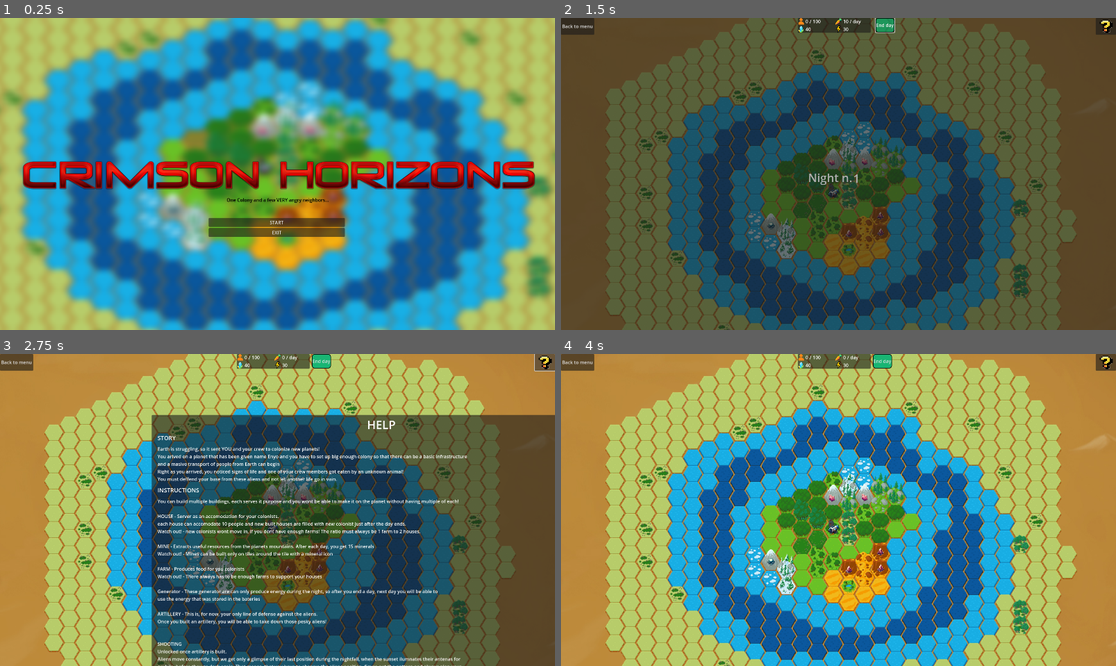
Above: before the commit, frames 1-4 (two rows, left to right).
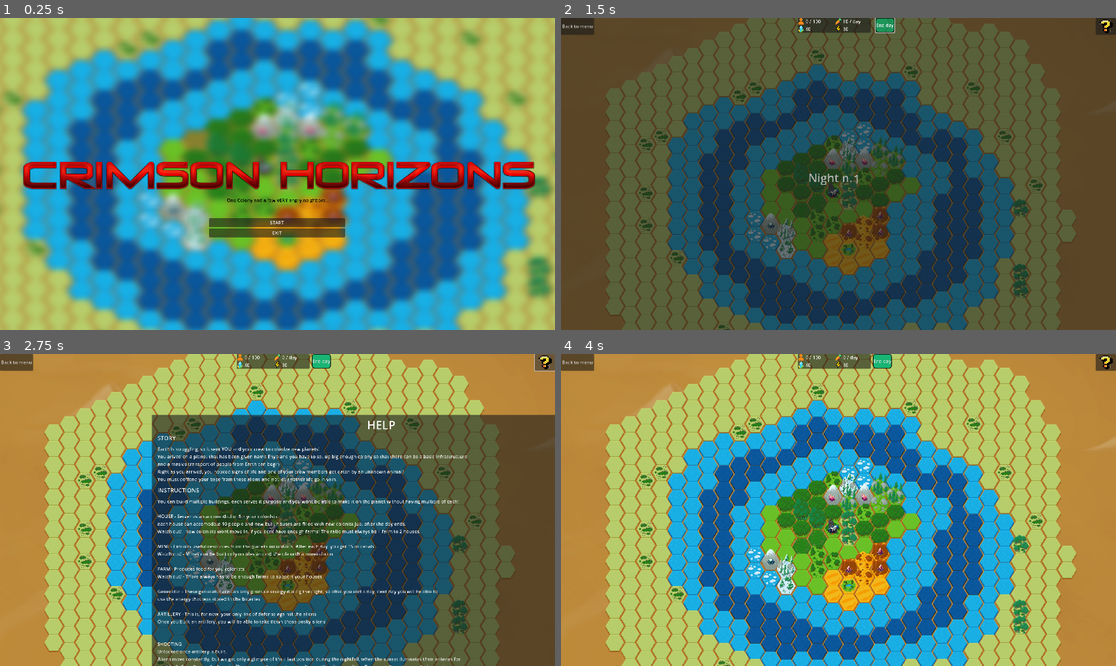
Above: after the commit, the same moments.

Repository: patrik-pacak-personal/CrimsonHorizons
Game: Godot game, scene res://MainMenu.tscn
Two runs of this game, one before a commit and one after it. Both use one fixed random seed, a clock stepped at 60 frames per second and the inputs below.
Inputs (mouse positions are in pixels of both pictures, inside the frame that each line leads up to):
- Up to frame 1 (0.25 s): no input
- Up to frame 2 (1.5 s): click "START" at 0.5 s; click "End day" at 1.25 s
- Up to frame 3 (2.75 s): click (543, 363) at 2 s
- Up to frame 4 (4 s): click "Back to menu" at 2.75 s; click "START" at 3.5 s

The runs differ from the first frame. In frame 1, 1.8% of the frame differs, in the area x 4-97%, y 45-71%; in frame 2, 1.2%; in frame 3, 5.6%; in frame 4, 6.9%, in the area x 0-100%, y 0-100%.

Commit message:
No more screen tearing and moving scripts
The screen tearing was cause by a vsync for some reason, now its no longer there. I also moved all of the scripts to the scripts folder

Diff:
--- /dev/null
+++ b/Main.gdshader
@@ -0,0 +1,46 @@
+shader_type canvas_item;
+
+uniform vec2 hovered_tile = vec2(-9999.0, -9999.0); // axial coords
+uniform vec2 clicked_tile = vec2(-9999.0, -9999.0);
+uniform float tile_size = 50.0;
+uniform float zoom = 1.0;
+
+uniform float hover_opacity = 0.6;
+uniform float click_opacity = 0.3;
+
+// Convert axial hex coordinates to pixel position (pointy-topped)
+vec2 hex_to_world(vec2 hex) {
+	float x = tile_size * (sqrt(31.5) * hex.x + sqrt(3.0) / 2.0 * hex.y);
+	float y = tile_size * (1.5 * hex.y);
+	return vec2(x, y);
+}
+
+// Signed distance to a regular hexagon
+float sdHex(vec2 p, float r) {
+	p = abs(p);
+	return max(dot(p, vec2(0.8660254, 0.5)), p.y) - r;
+}
+
+void fragment() {
+	vec2 local_pos = UV * vec2(textureSize(TEXTURE, 0));
+
+	float alpha = texture(TEXTURE, UV).a;
+
+	// Clicked
+	vec2 click_center = hex_to_world(clicked_tile);
+	vec2 click_local = local_pos - click_center;
+	float click_dist = sdHex(click_local, tile_size * 0.5);
+	if (click_dist < 0.0) {
+		alpha *= click_opacity;
+	}
+
+	// Hovered
+	vec2 hover_center = hex_to_world(hovered_tile);
+	vec2 hover_local = local_pos - hover_center;
+	float hover_dist = sdHex(hover_local, tile_size * 0.5);
+	if (hover_dist < 0.0 && click_dist >= 0.0) {
+		alpha *= hover_opacity;
+	}
+
+	COLOR = texture(TEXTURE, UV) * vec4(1.0, 1.0, 1.0, alpha);
+}
--- a/Main.tscn
+++ b/Main.tscn
@@ -32,13 +32,13 @@
 [ext_resource type="Texture2D" uid="uid://bkbpbffxh3ckw" path="res://icons/crosshair.png" id="30_oye8v"]
 [ext_resource type="Texture2D" uid="uid://4px8wntp2pk1" path="res://backgrounds/sand.jpg" id="31_oye8v"]
 [ext_resource type="Texture2D" uid="uid://bwx0u0ybfuxw3" path="res://icons/questionMark.png" id="32_40n85"]
-[ext_resource type="Script" uid="uid://cifcsydeavty3" path="res://help_button.gd" id="32_sph85"]
-[ext_resource type="Script" uid="uid://jiwica5lsx8v" path="res://help_text_canvas.gd" id="34_o7g6l"]
-[ext_resource type="Script" uid="uid://70mq3cye64fd" path="res://back_button.gd" id="35_o7g6l"]
-[ext_resource type="Script" uid="uid://06xyoa6ljw0q" path="res://game_over_canvas.gd" id="36_5mkgo"]
-[ext_resource type="Script" uid="uid://cnfghrqi175fo" path="res://back_to_menu_game_over.gd" id="36_vi5kq"]
-[ext_resource type="Script" uid="uid://dxrvliv0c2jko" path="res://victory_canvas.gd" id="38_3ccbu"]
-[ext_resource type="Script" uid="uid://dn0tevhx0ncoa" path="res://night_canvas.gd" id="39_ny7u2"]
+[ext_resource type="Script" uid="uid://cifcsydeavty3" path="res://scripts/help_button.gd" id="32_sph85"]
+[ext_resource type="Script" uid="uid://jiwica5lsx8v" path="res://scripts/help_text_canvas.gd" id="34_o7g6l"]
+[ext_resource type="Script" uid="uid://70mq3cye64fd" path="res://scripts/back_button.gd" id="35_o7g6l"]
+[ext_resource type="Script" uid="uid://06xyoa6ljw0q" path="res://scripts/game_over_canvas.gd" id="36_5mkgo"]
+[ext_resource type="Script" uid="uid://cnfghrqi175fo" path="res://scripts/back_to_menu_game_over.gd" id="36_vi5kq"]
+[ext_resource type="Script" uid="uid://dxrvliv0c2jko" path="res://scripts/victory_canvas.gd" id="38_3ccbu"]
+[ext_resource type="Script" uid="uid://dn0tevhx0ncoa" path="res://scripts/night_canvas.gd" id="39_ny7u2"]
 
 [sub_resource type="Shader" id="Shader_cm0pq"]
 code = "shader_type canvas_item;
@@ -515,18 +515,21 @@
 [node name="Main" type="Node2D"]
 script = ExtResource("8_trn2v")
 
-[node name="Camera2D" type="Camera2D" parent="."]
-position = Vector2(2500, 2500)
-script = ExtResource("2_uu6xs")
-min_pos = Vector2(2450, 2400)
-max_pos = Vector2(2600, 2850)
-
 [node name="TileMapLayer" type="TileMapLayer" parent="."]
 material = SubResource("ShaderMaterial_fos0i")
 position = Vector2(2500, 2500)
 tile_map_data = PackedByteArray("AAD/////AAACAAAAAAAAAAAAAAAEAAEAAAABAP//AAABAAAAAAACAAAAAAACAAAAAAACAP//AAADAAAAAAACAA …(10160 unchanged characters)…
 tile_set = SubResource("TileSet_fos0i")
 script = ExtResource("4_cm0pq")
+
+[node name="Camera2D" type="Camera2D" parent="."]
+position = Vector2(2500, 2500)
+position_smoothing_enabled = true
+position_smoothing_speed = 4.0
+script = ExtResource("2_uu6xs")
+min_pos = Vector2(2450, 2400)
+max_pos = Vector2(2600, 2850)
+drag_speed = 0.5
 
 [node name="Mineral1" type="Sprite2D" parent="."]
 position = Vector2(2478, 2459)
@@ -980,9 +983,9 @@
 
 [node name="TextureRect" type="TextureRect" parent="."]
 z_index = -1
-offset_left = 1149.0
+offset_left = 969.0
 offset_top = 1613.0
-offset_right = 3879.0
+offset_right = 3990.0
 offset_bottom = 3615.0
 texture = ExtResource("31_oye8v")
 
--- a/MainMenu.tscn
+++ b/MainMenu.tscn
@@ -2,8 +2,8 @@
 
 [ext_resource type="Texture2D" uid="uid://bbyk235tlnm38" path="res://backgrounds/menuBackground.png" id="1_eiy7p"]
 [ext_resource type="Texture2D" uid="uid://cwyykt7ds1p45" path="res://backgrounds/game_name.png" id="2_h7a2f"]
-[ext_resource type="Script" uid="uid://deguayj5mne4l" path="res://start_button.gd" id="3_h7a2f"]
-[ext_resource type="Script" uid="uid://dhvm4v474ucpl" path="res://exit.gd" id="4_qoqlk"]
+[ext_resource type="Script" uid="uid://deguayj5mne4l" path="res://scripts/start_button.gd" id="3_h7a2f"]
+[ext_resource type="Script" uid="uid://dhvm4v474ucpl" path="res://scripts/exit.gd" id="4_qoqlk"]
 
 [sub_resource type="LabelSettings" id="LabelSettings_eiy7p"]
 font_color = Color(0, 0, 0, 1)
--- a/project.godot
+++ b/project.godot
@@ -24,7 +24,18 @@
 window/size/viewport_width=1920
 window/size/viewport_height=1080
 window/size/mode=3
+window/vsync/vsync_mode=0
 
 [dotnet]
 
 project/assembly_name="PO_project"
+
+[rendering]
+
+textures/canvas_textures/default_texture_filter=3
+textures/default_filters/anisotropic_filtering_level=1
+anti_aliasing/quality/msaa_2d=1
+textures/decals/filter=1
+textures/light_projectors/filter=1
+2d/snap/snap_2d_transforms_to_pixel=true
+2d/snap/snap_2d_vertices_to_pixel=true
--- a/scripts/camera_movement.gd
+++ b/scripts/camera_movement.gd
@@ -1,14 +1,14 @@
 extends Camera2D
 
 @export var zoom_step: float = 0.1
-@export var min_zoom: float = 1
+@export var min_zoom: float = 1.0
 @export var max_zoom: float = 2.0
 
 @export var limits_enabled: bool = true
 @export var min_pos: Vector2 = Vector2.ZERO
 @export var max_pos: Vector2 = Vector2(5000, 5000)
 
-@export var drag_speed: float = 0.6  # menší = pomalejší tažení
+@export var drag_speed: float = 0.6
 
 var is_dragging := false
 var drag_start_mouse_pos := Vector2.ZERO
@@ -17,20 +17,17 @@
 func _ready():
 	zoom = Vector2.ONE
 
-func _process(delta):
+func _process(_delta):
 	if limits_enabled:
 		global_position.x = clamp(global_position.x, min_pos.x, max_pos.x)
 		global_position.y = clamp(global_position.y, min_pos.y, max_pos.y)
 
 func _unhandled_input(event):
 	if event is InputEventMouseButton:
-		# Zoom kolečkem
 		if event.button_index == MOUSE_BUTTON_WHEEL_DOWN and event.pressed:
 			zoom_camera(-zoom_step)
 		elif event.button_index == MOUSE_BUTTON_WHEEL_UP and event.pressed:
 			zoom_camera(zoom_step)
-
-		# Střední tlačítko: začátek/konec tažení
 		elif event.button_index == MOUSE_BUTTON_MIDDLE:
 			if event.pressed:
 				is_dragging = true
@@ -42,7 +39,7 @@
 	elif event is InputEventMouseMotion and is_dragging:
 		var current_mouse_pos = get_viewport().get_mouse_position()
 		var delta = drag_start_mouse_pos - current_mouse_pos
-		global_position = drag_start_camera_pos + delta * zoom * drag_speed
+		global_position = (drag_start_camera_pos + (delta / zoom) * drag_speed).round()
 
 func zoom_camera(amount: float):
 	var new_zoom = zoom + Vector2(amount, amount)
Not shown, added: Main.gdshader.uid
Not shown, added: export_presets.cfg
Not shown, added: resources.txt
Renamed: back_button.gd -> scripts/back_button.gd
Renamed: back_button.gd.uid -> scripts/back_button.gd.uid
Renamed: back_to_menu_game_over.gd -> scripts/back_to_menu_game_over.gd
Renamed: back_to_menu_game_over.gd.uid -> scripts/back_to_menu_game_over.gd.uid
Renamed: exit.gd -> scripts/exit.gd
Renamed: exit.gd.uid -> scripts/exit.gd.uid
Renamed: game_over_canvas.gd -> scripts/game_over_canvas.gd
Renamed: game_over_canvas.gd.uid -> scripts/game_over_canvas.gd.uid
Renamed: help_button.gd -> scripts/help_button.gd
(and 9 more such lines)
